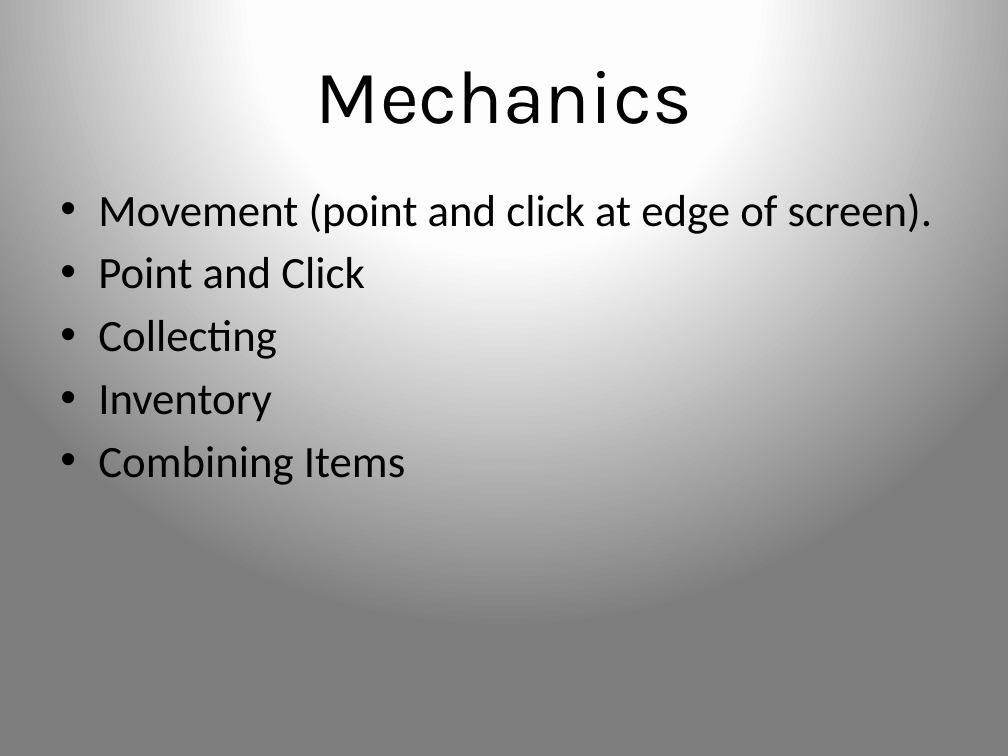
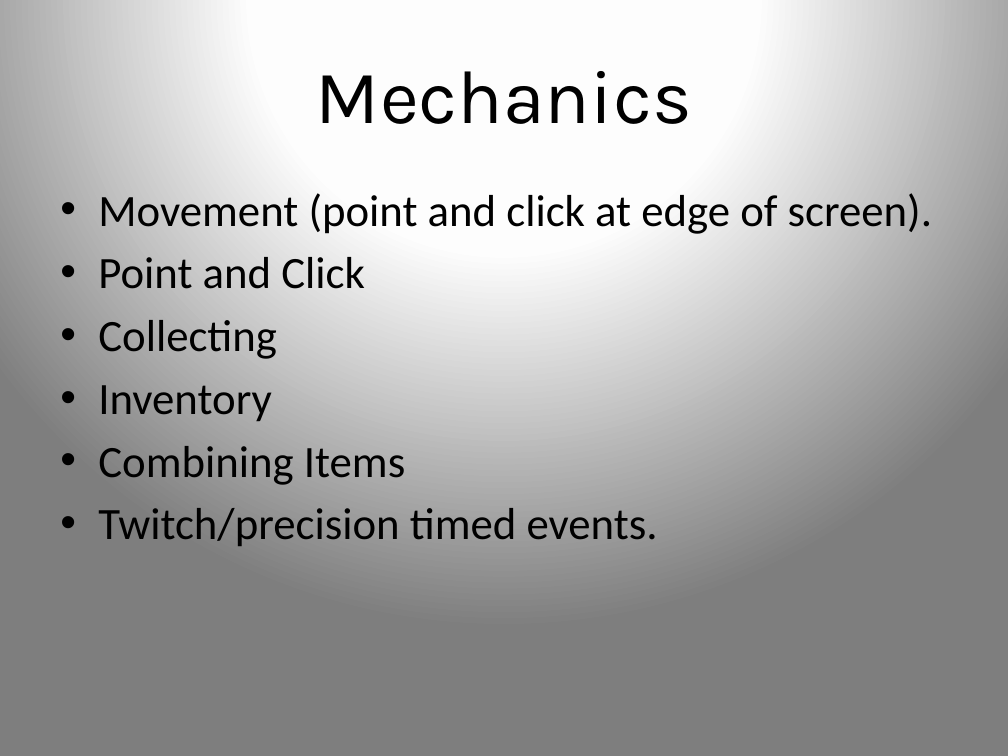
Before and after one commit to UoSGamesGroups/first-semester-l4-5-group-3, a slide deck: slide 4 of Presentations/presentation1.pptx. Drawn at 1008x756 pixels with LibreOffice and Linux fonts; fonts in the diff are those of the drawing. Boxes give left, top, right and bottom in pixels: in the first picture for what was removed or moved away, otherwise in the second. Text is boxed around its words. In the diff, an @@ line names an element or a change of style, - is before the commit and + after.

```diff
--- a/Presentations/presentation1.pptx
+++ b/Presentations/presentation1.pptx
@@ text at <box>98,508,658,546</box>: paragraph added @@
+• Twitch/precision timed events.
```
Also in this commit, not shown: 5 other slides changed, 1 slide removed, 1 other file.
